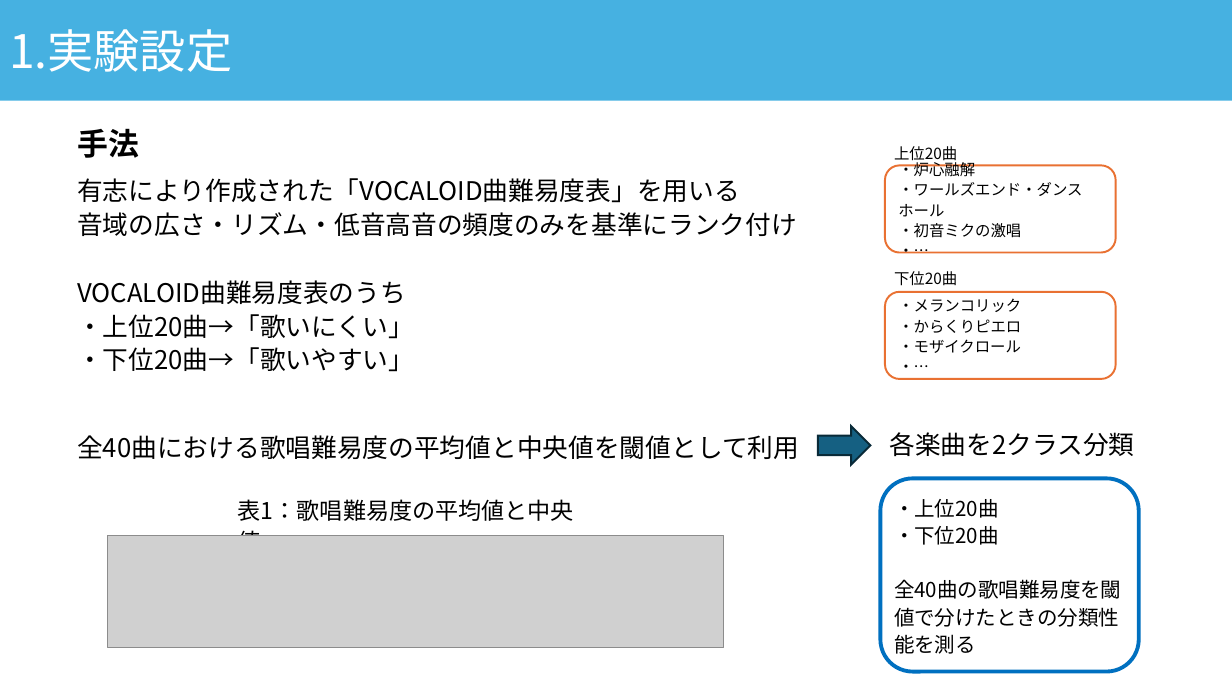
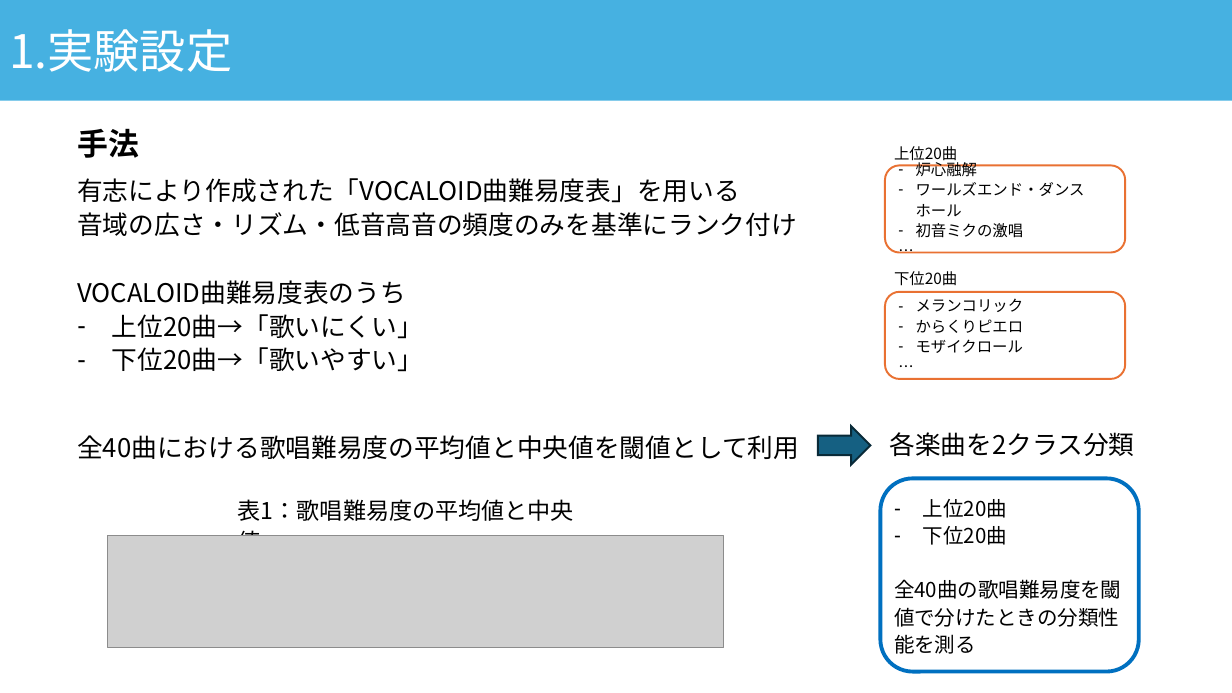
Before and after one commit to asn407/20241221, a slide deck: slide 6 of 年末発表.pptx. Drawn at 1232x693 pixels with LibreOffice and Linux fonts; fonts in the diff are those of the drawing; grey boxes stand for pictures. Boxes give left, top, right and bottom in pixels: in the first picture for what was removed or moved away, otherwise in the second. Text is boxed around its words. In the diff, an @@ line names an element or a change of style, - is before the commit and + after.

```diff
--- a/年末発表.pptx
+++ b/年末発表.pptx
@@ rounded rectangle "炉心融解": place and size @@
-rounded rectangle "炉心融解" at [885, 165, 1116, 252]
+rounded rectangle "炉心融解" at [885, 165, 1126, 252]
@@ text in rounded rectangle at [916, 162, 1085, 238]: text changed @@
-・炉心融解
-・ワールズエンド・ダンスホール
-・初音ミクの激唱
-・…
+– 炉心融解
+– ワールズエンド・ダンスホール
+– 初音ミクの激唱
+…
@@ rounded rectangle "メランコリック": place and size @@
-rounded rectangle "メランコリック" at [885, 292, 1116, 379]
+rounded rectangle "メランコリック" at [885, 292, 1126, 379]
@@ text in rounded rectangle at [916, 298, 1024, 353]: text changed @@
-・メランコリック
-・からくりピエロ
-・モザイクロール
-・…
+– メランコリック
+– からくりピエロ
+– モザイクロール
+…
@@ text at [112, 314, 423, 372]: text changed @@
-・上位20曲→「歌いにくい」
-・下位20曲→「歌いやすい」
+– 上位20曲→「歌いにくい」
+– 下位20曲→「歌いやすい」
@@ text at [923, 499, 1007, 545]: text changed @@
-・上位20曲
-・下位20曲
+– 上位20曲
+– 下位20曲
```
Also in this commit, not shown: 7 other slides changed, 2 slides added, 1 slide removed.
